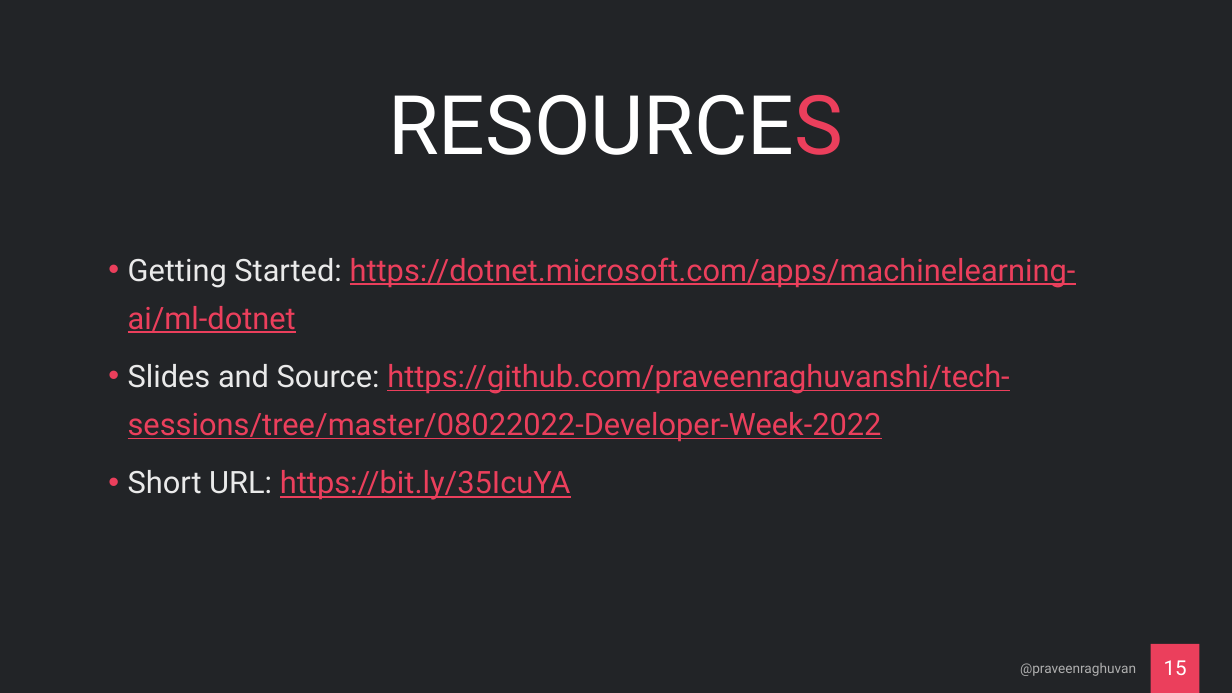
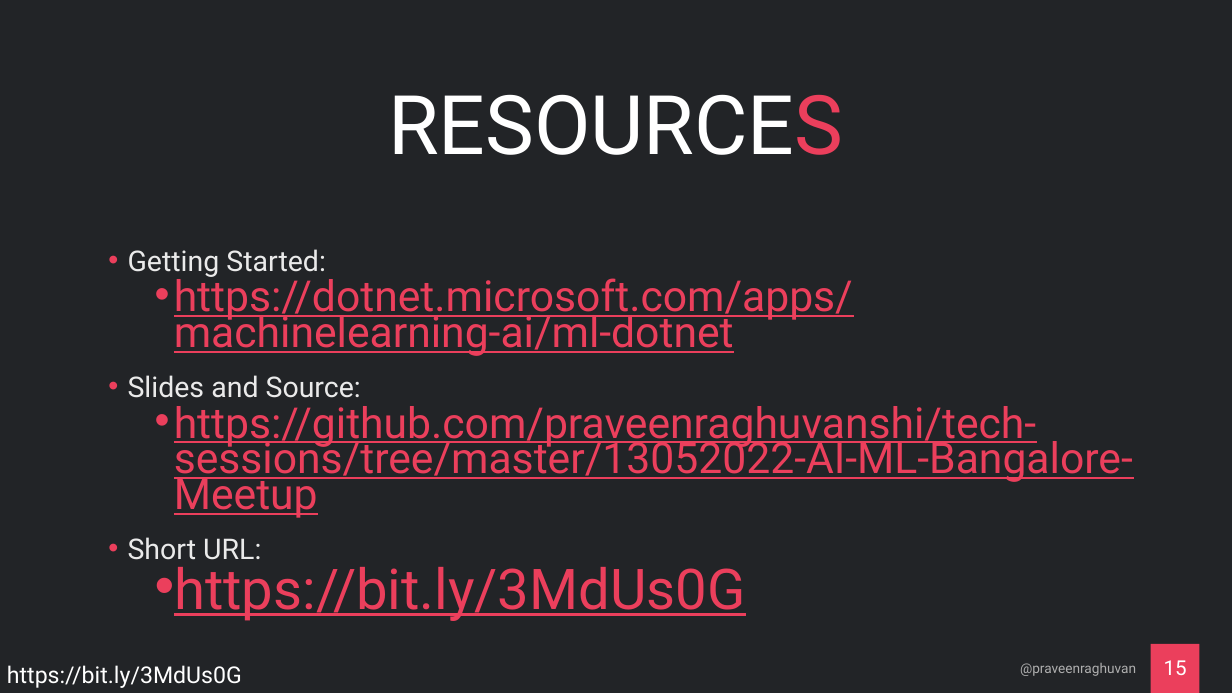
Before and after one commit to praveenraghuvanshi/tech-sessions, a slide deck: slide 15 of 13052022-AI-ML-Bangalore-Meetup/cricket-analytics.pptx. Drawn at 1232x693 pixels with LibreOffice and Linux fonts; fonts in the diff are those of the drawing. Boxes give left, top, right and bottom in pixels: in the first picture for what was removed or moved away, otherwise in the second. Text is boxed around its words. In the diff, an @@ line names an element or a change of style, - is before the commit and + after.

```diff
--- a/13052022-AI-ML-Bangalore-Meetup/cricket-analytics.pptx
+++ b/13052022-AI-ML-Bangalore-Meetup/cricket-analytics.pptx
@@ text at bbox=[128, 249, 1133, 621]: text changed; size 36 to 50 pt @@
-• Getting Started: https://dotnet.microsoft.com/apps/machinelearning-ai/ml-dotnet
-• Slides and Source: https://github.com/praveenraghuvanshi/tech-sessions/tree/master/08022022-Developer-Week-2022
-• Short URL: https://bit.ly/35IcuYA
+• Getting Started:
+  • https://dotnet.microsoft.com/apps/machinelearning-ai/ml-dotnet
+• Slides and Source:
+  • https://github.com/praveenraghuvanshi/tech-sessions/tree/master/13052022-AI-ML-Bangalore-Meetup
+• Short URL:
+  • https://bit.ly/3MdUs0G
@@ text added at bbox=[7, 665, 242, 688], 27 pt, text #FFFFFF @@
+https://bit.ly/3MdUs0G
```
Also in this commit, not shown: 15 other slides changed, 2 other files.
